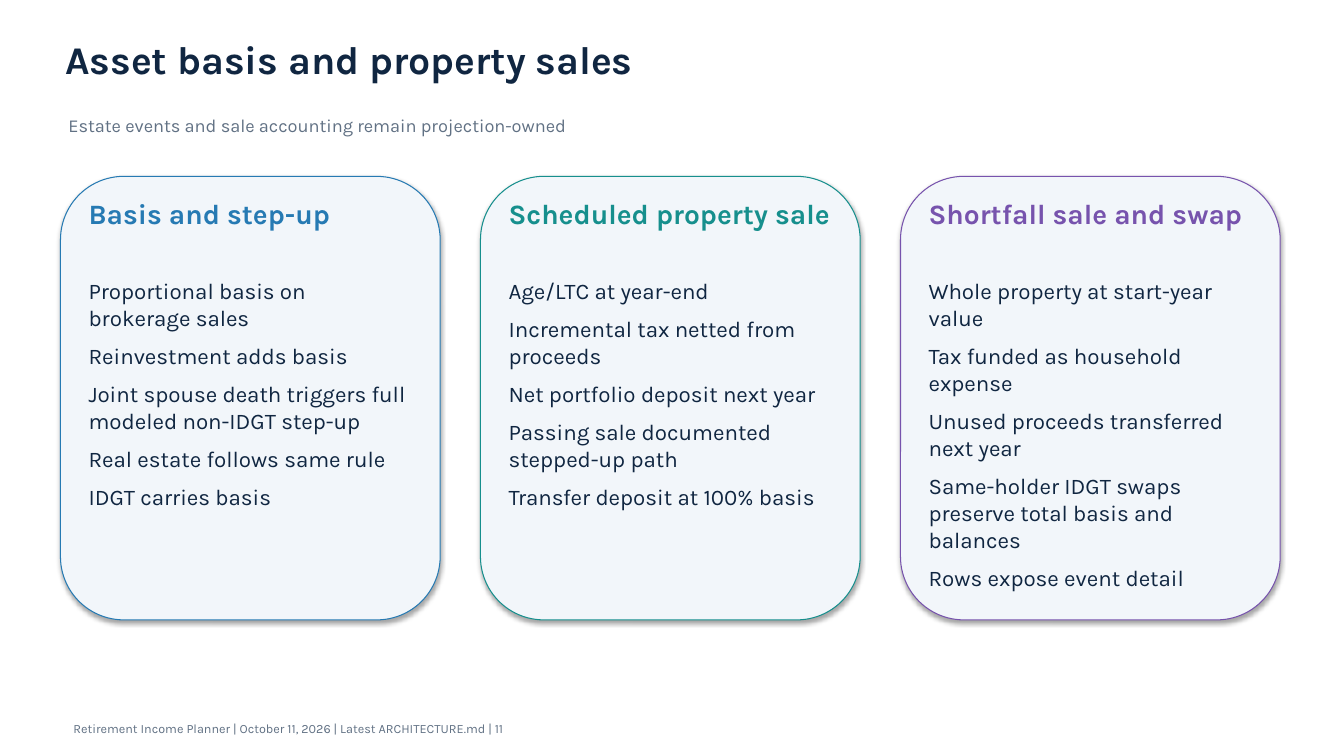
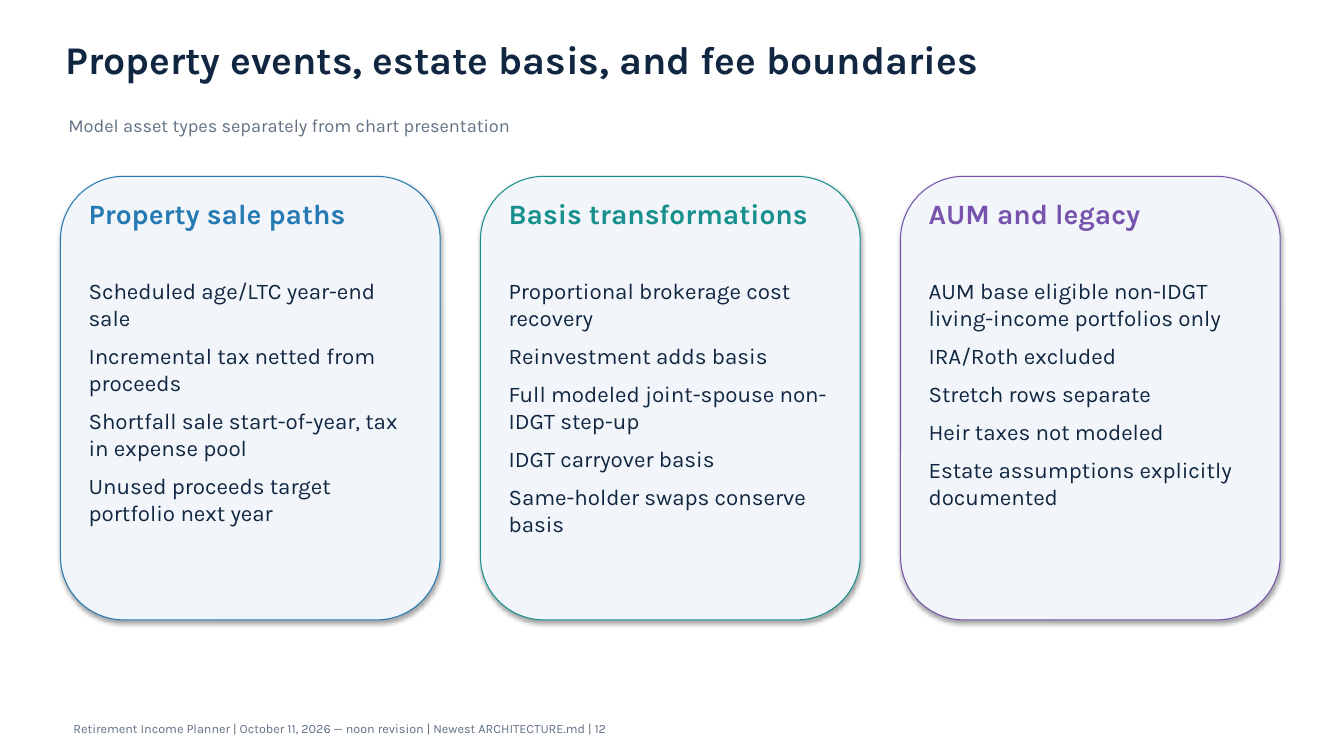
Before and after one commit to howardc64/retirefin, a slide deck: slide 12 of docs/retirement_income_planner_architecture.pptx (slide 11 before the commit). Drawn at 1344x756 pixels with LibreOffice and Linux fonts; fonts in the diff are those of the drawing. Boxes give left, top, right and bottom in pixels: in the first picture for what was removed or moved away, otherwise in the second. Text is boxed around its words. In the diff, an @@ line names an element or a change of style, - is before the commit and + after.

```diff
--- a/docs/retirement_income_planner_architecture.pptx
+++ b/docs/retirement_income_planner_architecture.pptx
@@ text at [65,46,978,84]: text changed @@
-Asset basis and property sales
+Property events, estate basis, and fee boundaries
@@ text at [68,119,510,137]: text changed @@
-Estate events and sale accounting remain projection-owned
+Model asset types separately from chart presentation
@@ text at [89,204,346,231]: text changed @@
-Basis and step-up
+Property sale paths
@@ text at [509,204,808,225]: text changed @@
-Scheduled property sale
+Basis transformations
@@ text at [929,205,1140,231]: text changed @@
-Shortfall sale and swap
+AUM and legacy
@@ text at [89,282,397,527]: text changed @@
-Proportional basis on brokerage sales
-Reinvestment adds basis
-Joint spouse death triggers full modeled non-IDGT step-up
-Real estate follows same rule
-IDGT carries basis
+Scheduled age/LTC year-end sale
+Incremental tax netted from proceeds
+Shortfall sale start-of-year, tax in expense pool
+Unused proceeds target portfolio next year
@@ text at [509,283,827,533]: text changed @@
-Age/LTC at year-end
-Incremental tax netted from proceeds
-Net portfolio deposit next year
-Passing sale documented stepped-up path
-Transfer deposit at 100% basis
+Proportional brokerage cost recovery
+Reinvestment adds basis
+Full modeled joint-spouse non-IDGT step-up
+IDGT carryover basis
+Same-holder swaps conserve basis
@@ text at [929,283,1220,441]: text changed @@
-Whole property at start-year value
-Tax funded as household expense
-Unused proceeds transferred next year
-Same-holder IDGT swaps preserve total basis and balances
-Rows expose event detail
+AUM base eligible non-IDGT living-income portfolios only
+IRA/Roth excluded
+Stretch rows separate
+Heir taxes not modeled
+Estate assumptions explicitly documented
@@ text at [73,724,606,734]: text changed @@
-Retirement Income Planner | October 11, 2026 | Latest ARCHITECTURE.md | 11
+Retirement Income Planner | October 11, 2026 — noon revision | Newest ARCHITECTURE.md | 12
```
Also in this commit, not shown: 9 other slides changed, 5 slides added, 4 slides removed, 16 other files.
